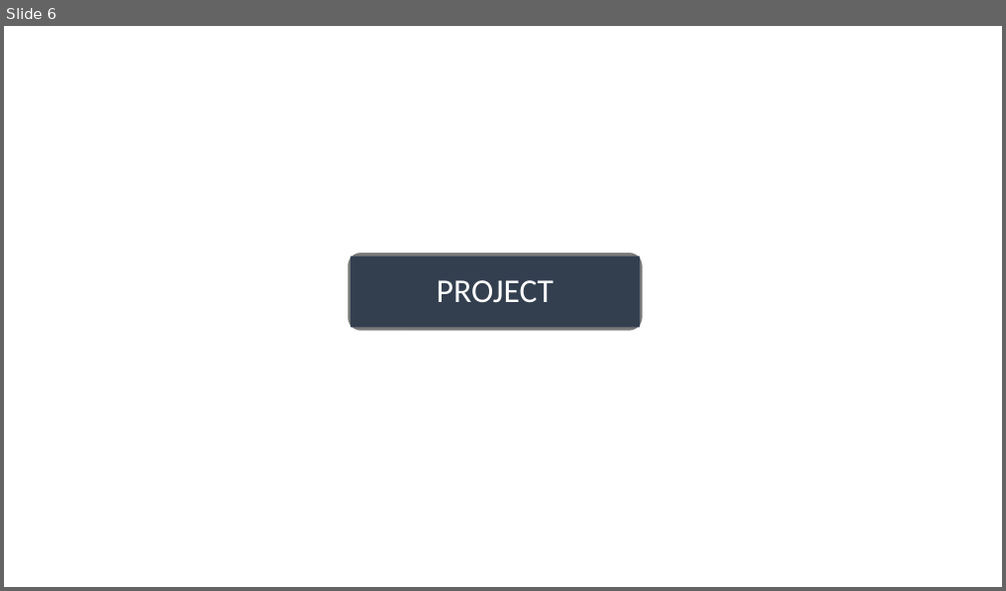
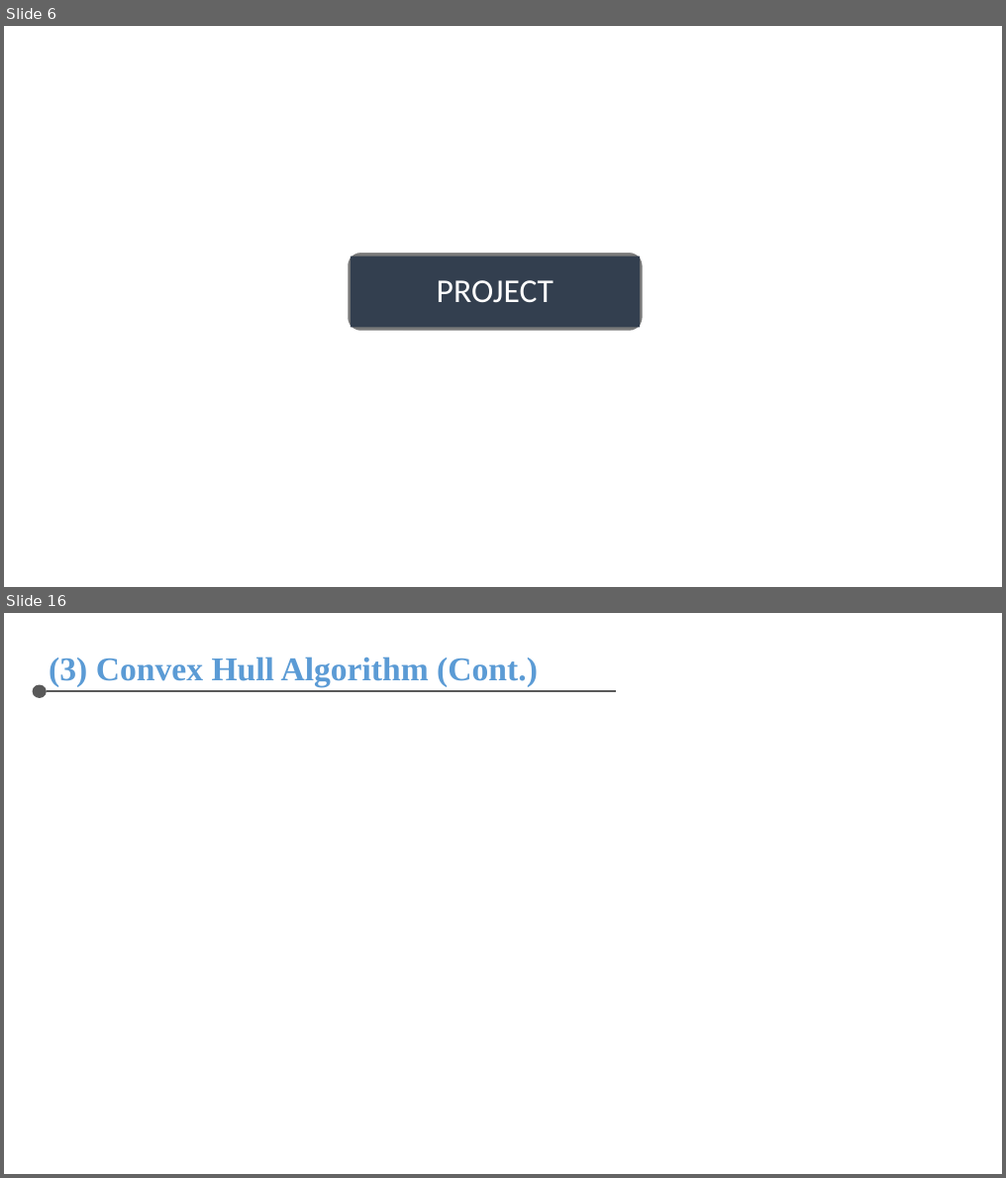
Before and after one commit to chris-nthu/nodejs-pwa, a slide deck: File/AMAT 履歷/Interview.pptx. Shown one above the other, each under a label of ours: slide 6 before the commit, slides 6 and 16 after it; the slides between them are not shown. The pictures are 1006x591 and 1006x1178 pixels, drawn with LibreOffice and Linux fonts; fonts in the diff are those of the drawing. Boxes give left, top, right and bottom in pixels: in the first picture for what was removed or moved away, otherwise in the second. Text is boxed around its words. In the diff, an @@ line names an element or a change of style, - is before the commit and + after.

```diff
--- a/File/AMAT 履歷/Interview.pptx
+++ b/File/AMAT 履歷/Interview.pptx
@@ slide 16 added at (4, 613, 1002, 1174), background #FFFFFF @@
@@ text added at (49, 657, 538, 686), 32 pt, text #5B9BD5, bold @@
+(3) Convex Hull Algorithm (Cont.)
@@ ellipse added at (33, 685, 47, 698), fill #595959 @@
@@ line added from (47, 691) to (616, 691), #595959 2 pt @@
```
Also in this commit, not shown: 5 slides changed, 9 other slides added.
